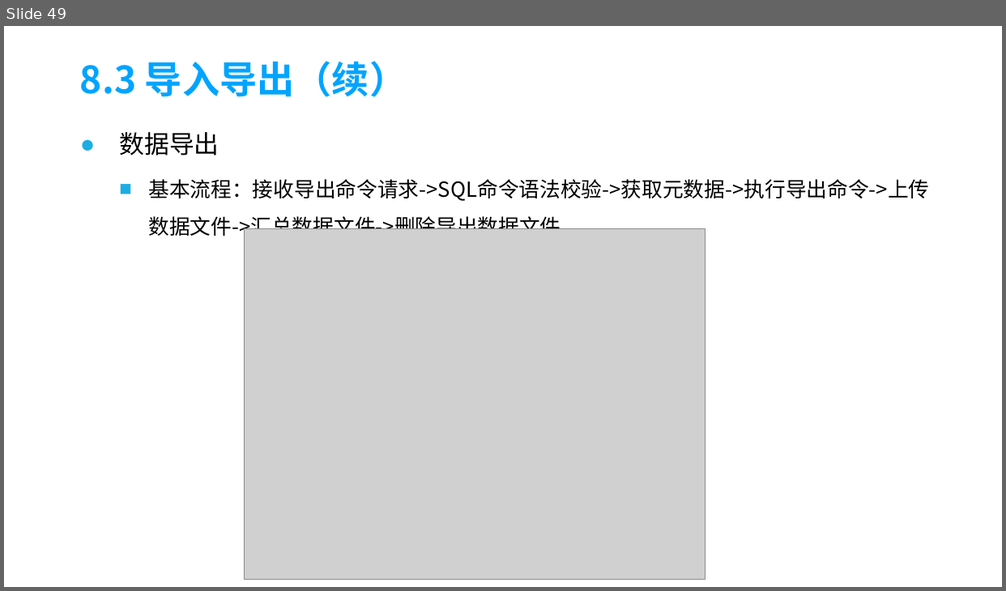
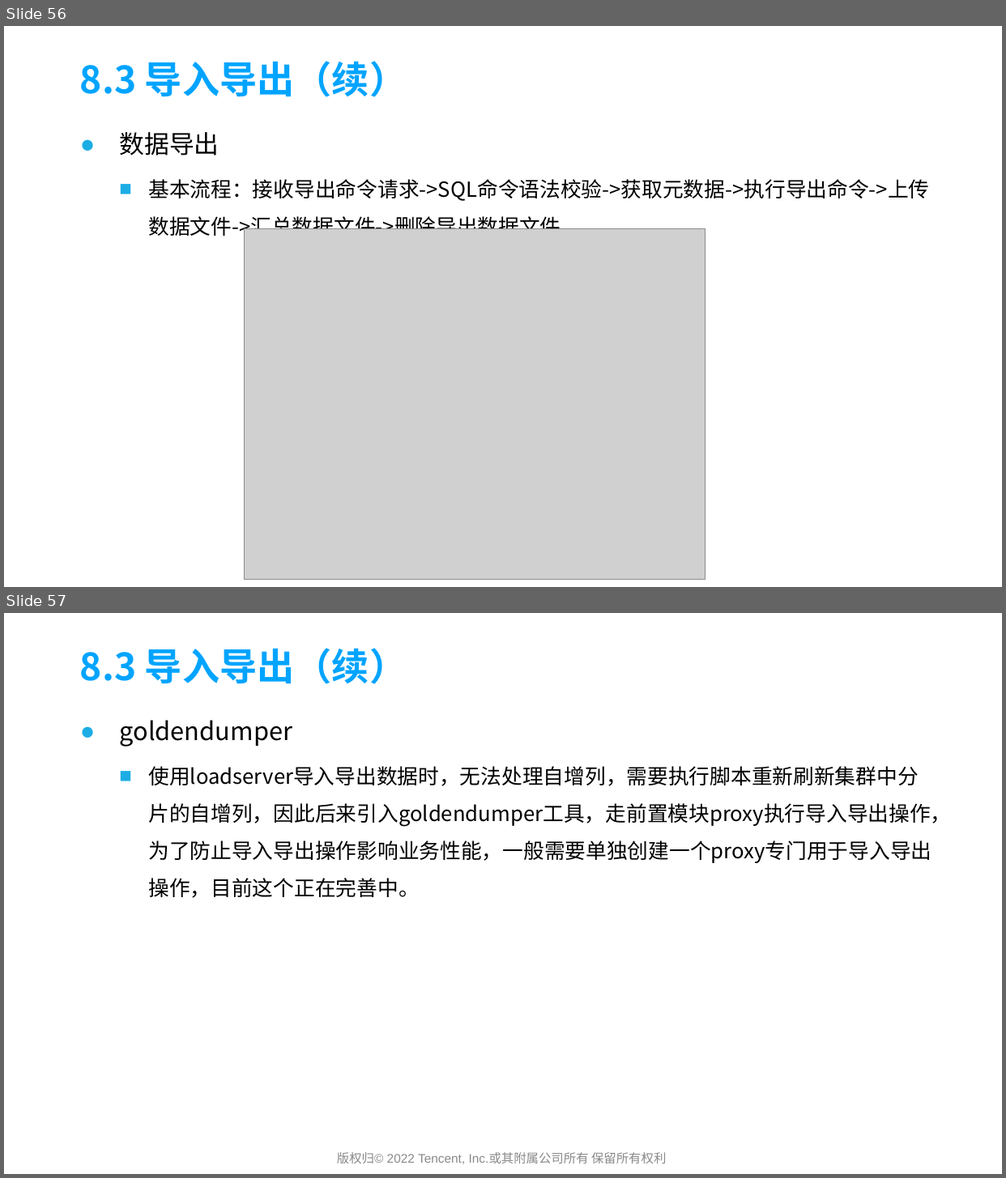
Before and after one commit to yedushusheng/mysql-learning, a slide deck: 28. OLTP/GoldenDB产品简介及架构解析.pptx. Shown one above the other, each under a label of ours: slide 49 before the commit, slides 56 and 57 after it. The pictures are 1006x591 and 1006x1178 pixels, drawn with LibreOffice and Linux fonts; fonts in the diff are those of the drawing; grey boxes stand for pictures; background and template pictures are left out. Boxes give left, top, right and bottom in pixels: in the first picture for what was removed or moved away, otherwise in the second. Text is boxed around its words. In the diff, an @@ line names an element or a change of style, - is before the commit and + after.

```diff
--- a/28. OLTP/GoldenDB产品简介及架构解析.pptx
+++ b/28. OLTP/GoldenDB产品简介及架构解析.pptx
@@ slide 57 added at box(4, 613, 1002, 1174), background picture (left out) @@
@@ title added at box(80, 648, 407, 684), 36 pt, text #00A4FF, bold @@
+8.3 导入导出（续）
@@ text added at box(119, 720, 951, 898), 20 pt, text #000000 @@
+● goldendumper
+  ■ 使用loadserver导入导出数据时，无法处理自增列，需要执行脚本重新刷新集群中分片的自增列，因此后来引入goldendumper工具，走前置模块proxy执行导入导出操作，为了防止导入导出操作影响业务性能，一般需要单独创建一个proxy专门用于导入导出操作，目前这个正在完善中。
@@ text added at box(337, 1152, 666, 1165), 12 pt, text #898989 @@
+版权归© 2022 Tencent, Inc.或其附属公司所有 保留所有权利
@@ what was slide 49 is now slide 56 @@
```
Also in this commit, not shown: 10 slides changed, 7 other slides added.
